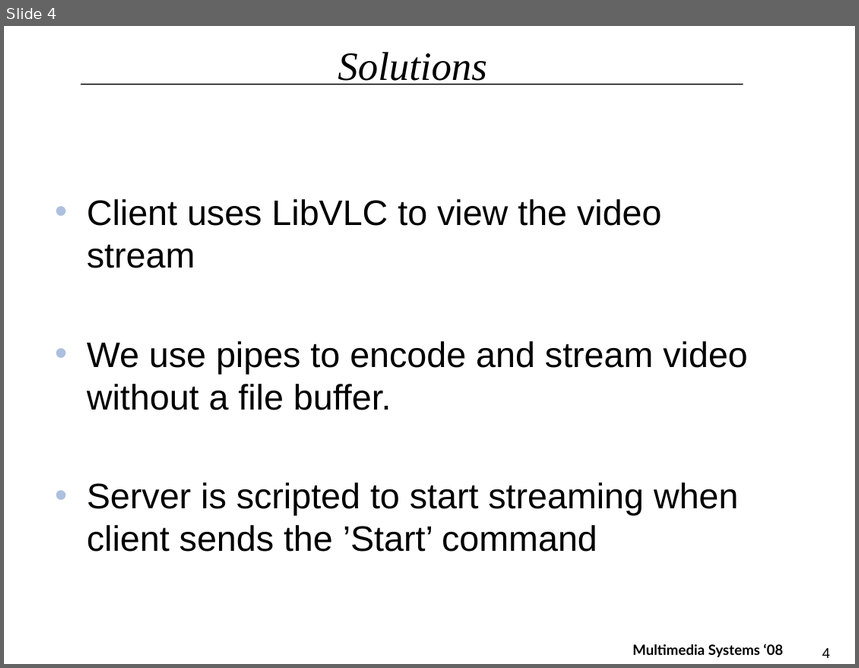
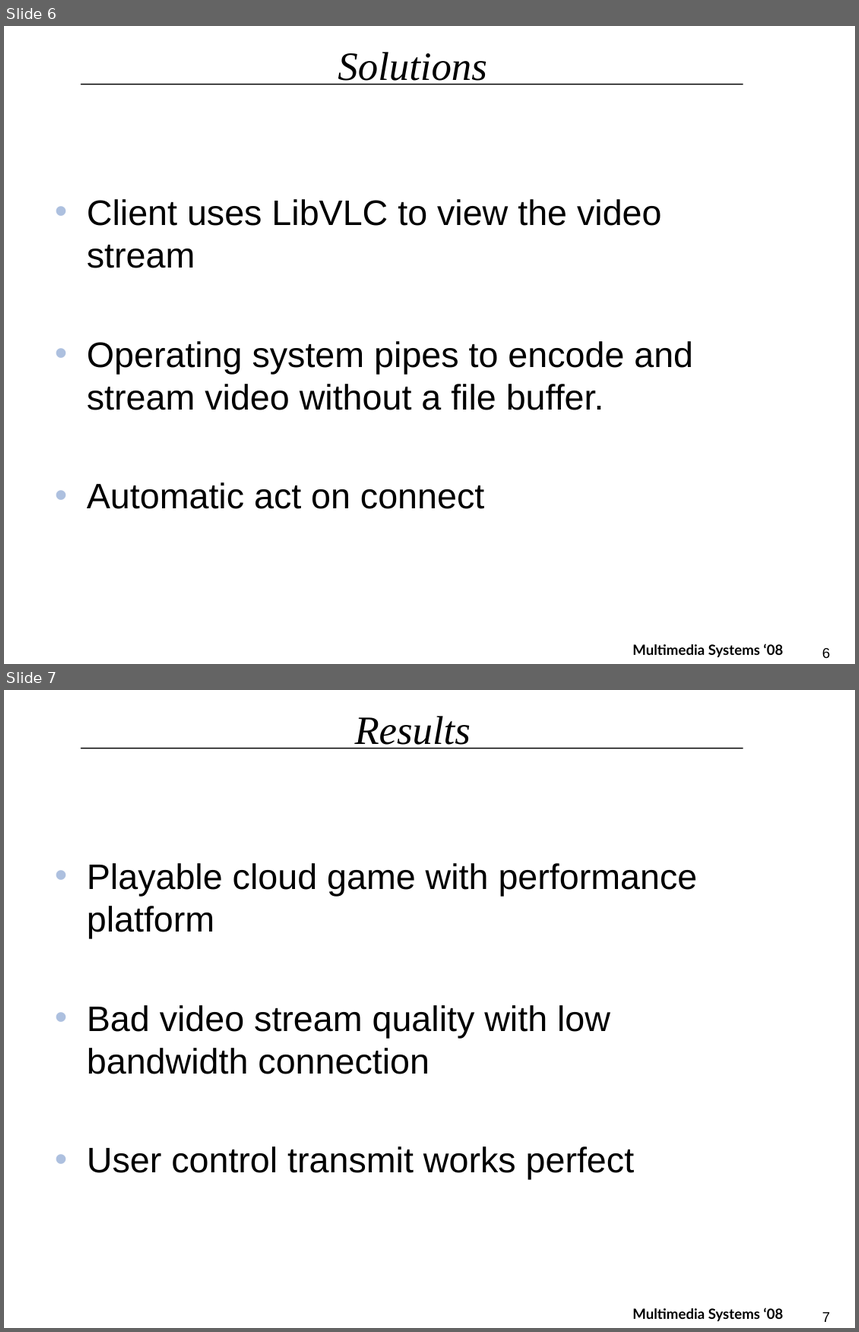
Before and after one commit to tv/C-WG3-1, a slide deck: docs/MMS_Final_Presentation.pptx. Shown one above the other, each under a label of ours: slide 4 before the commit, slides 6 and 7 after it. The pictures are 859x668 and 859x1332 pixels, drawn with LibreOffice and Linux fonts; fonts in the diff are those of the drawing; background and template pictures are left out. Boxes give left, top, right and bottom in pixels: in the first picture for what was removed or moved away, otherwise in the second. Text is boxed around its words. In the diff, an @@ line names an element or a change of style, - is before the commit and + after.

```diff
--- a/docs/MMS_Final_Presentation.pptx
+++ b/docs/MMS_Final_Presentation.pptx
@@ slide 7 added at (x1=4, y1=690, x2=855, y2=1328), background #FFFFFF; not listed: 3 template elements that a slide beside it also shows @@
@@ title added at (x1=355, y1=716, x2=471, y2=749), 34 pt, text #000000, italic @@
+Results
@@ text added at (x1=87, y1=863, x2=698, y2=1180), 30 pt, text #000000 @@
+• Playable cloud game with performance platform
+• Bad video stream quality with low bandwidth connection
+• User control transmit works perfect
@@ what was slide 4 is now slide 6 @@
@@ slide 6 changed as well @@
@@ text at (x1=87, y1=341, x2=693, y2=509): text changed @@
-• We use pipes to encode and stream video without a file buffer.
-• Server is scripted to start streaming when client sends the ’Start’ command
+• Operating system pipes to encode and stream video without a file buffer.
+• Automatic act on connect
@@ page number at (x1=823, y1=648, x2=830, y2=659): text changed @@
-4
+6
```
Also in this commit, not shown: 3 other slides changed, 5 other slides added, 2 slides removed.
